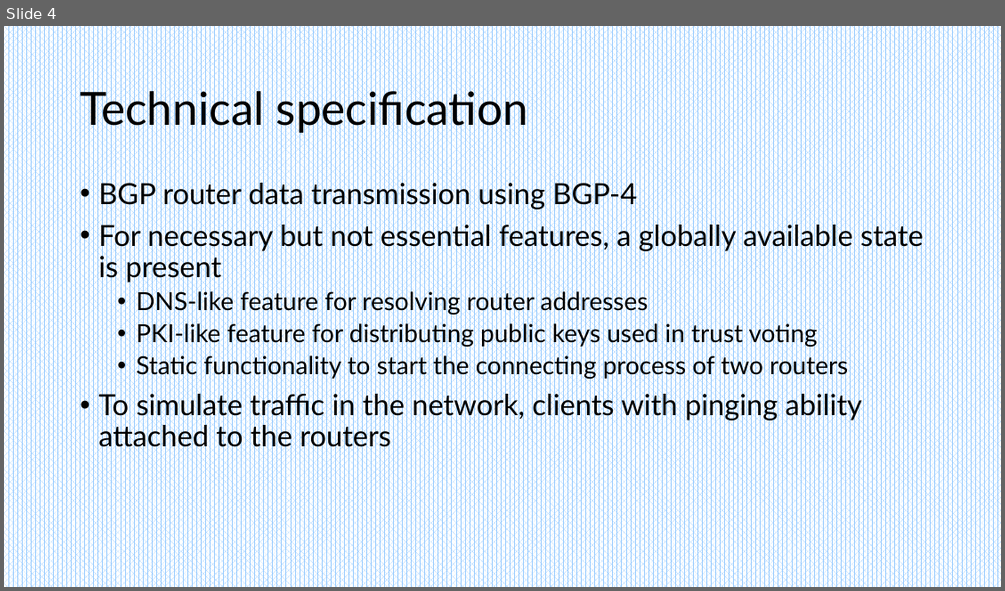
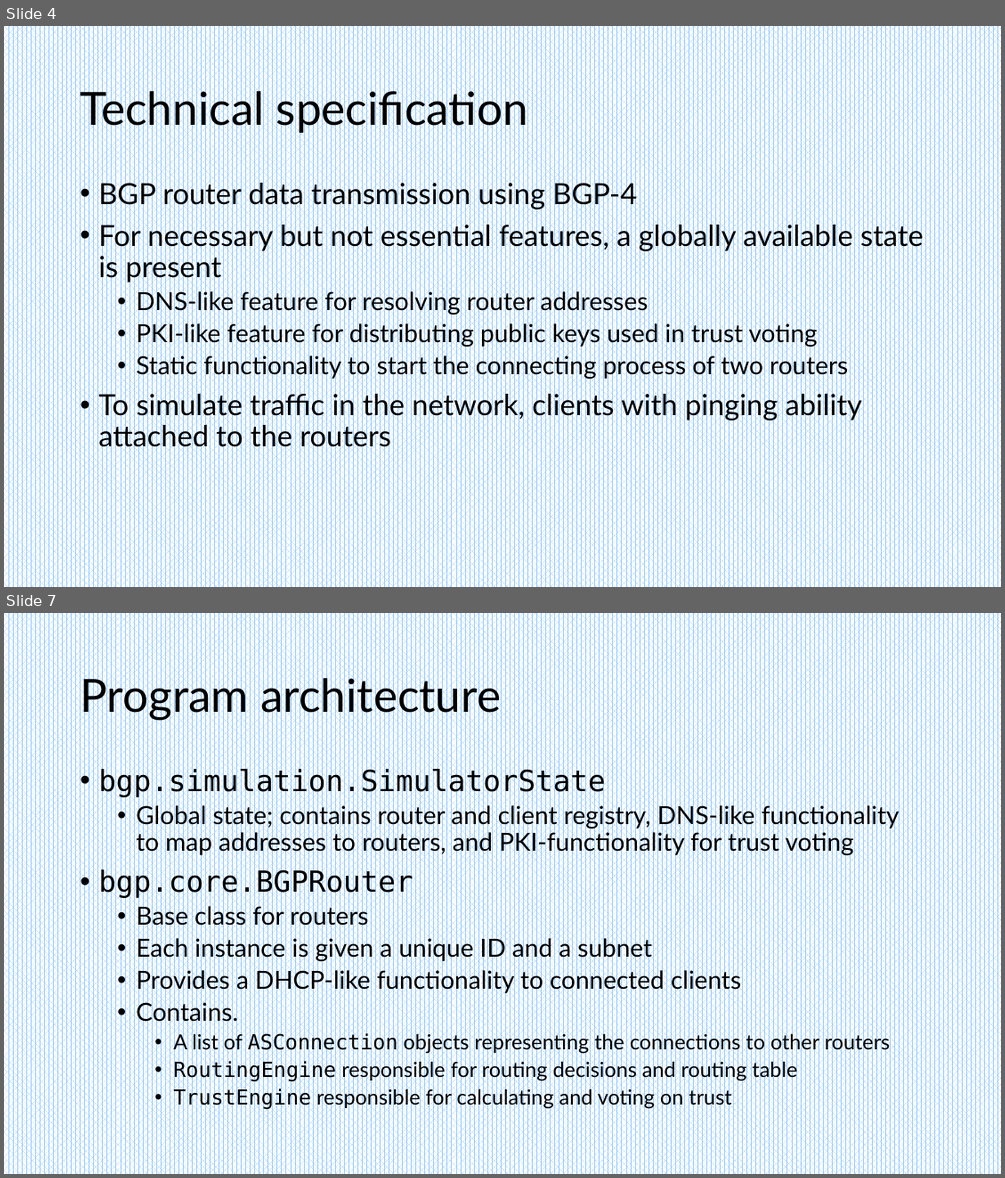
Before and after one commit to Nikheln/BGP-simulator, a slide deck: doc/BGP Simulator.pptx. Shown one above the other, each under a label of ours: slide 4 before the commit, slides 4 and 7 after it; the slides between them are not shown. The pictures are 1005x591 and 1005x1178 pixels, drawn with LibreOffice and Linux fonts; fonts in the diff are those of the drawing. Boxes give left, top, right and bottom in pixels: in the first picture for what was removed or moved away, otherwise in the second. Text is boxed around its words. In the diff, an @@ line names an element or a change of style, - is before the commit and + after.

```diff
--- a/doc/BGP Simulator.pptx
+++ b/doc/BGP Simulator.pptx
@@ slide 7 added at (4,613,1001,1174), background pattern #99CCFF on #FFFFFF @@
@@ title added at (80,672,501,720), 44 pt, text #000000 @@
+Program architecture
@@ text added at (98,767,899,1110), 24 pt, text #000000 @@
+• bgp.simulation.SimulatorState
+  • Global state; contains router and client registry, DNS-like functionality to map addresses to routers, and PKI-functionality for trust voting
+• bgp.core.BGPRouter
+  • Base class for routers
+  • Each instance is given a unique ID and a subnet
+  • Provides a DHCP-like functionality to connected clients
+  • Contains.
+    • A list of ASConnection objects representing the connections to other routers
+    • RoutingEngine responsible for routing decisions and routing table
+    • TrustEngine responsible for calculating and voting on trust
```
Also in this commit, not shown: 2 slides changed, 9 other slides added.
